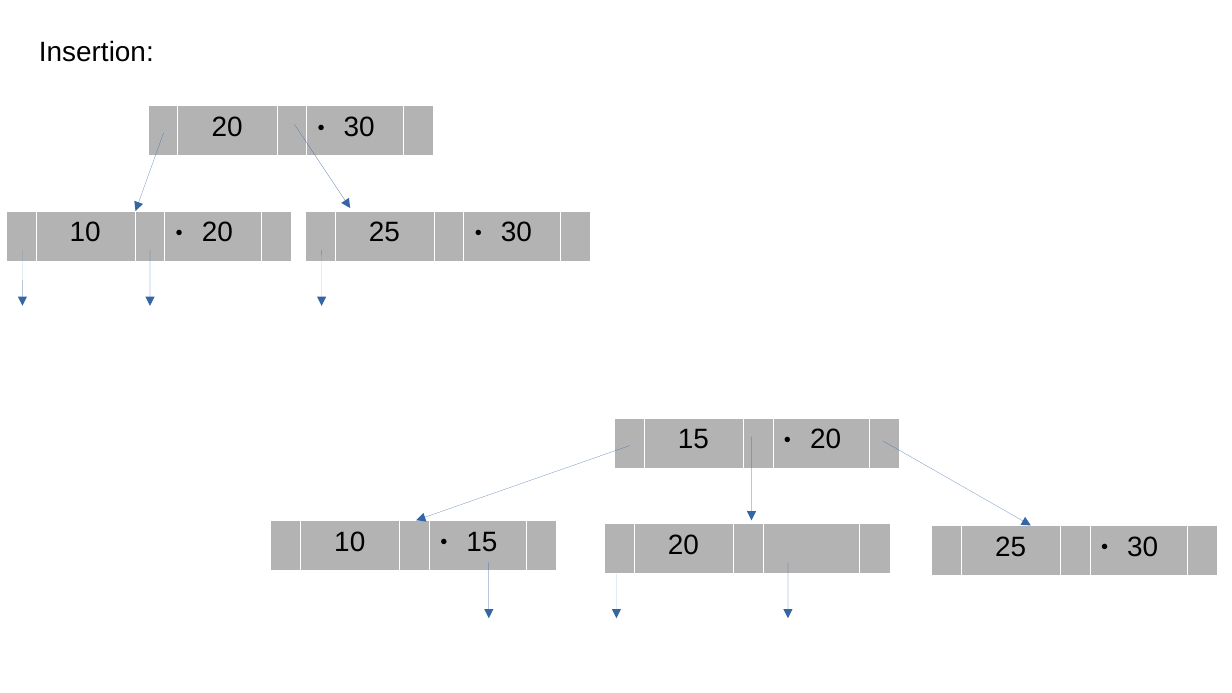
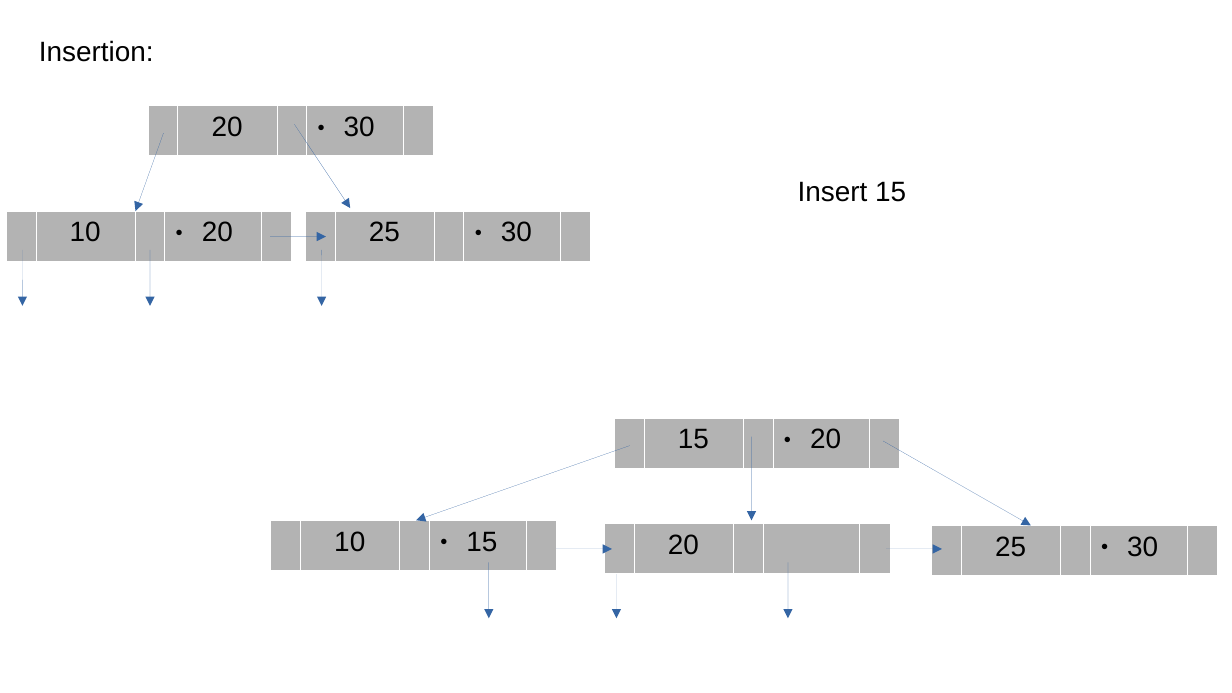
Before and after one commit to rajkumarananthu/workspace, a slide deck: slide 23 of GATE/images/gate_images.pptx. Drawn at 1232x693 pixels with LibreOffice and Linux fonts; fonts in the diff are those of the drawing. Boxes give left, top, right and bottom in pixels: in the first picture for what was removed or moved away, otherwise in the second. Text is boxed around its words. In the diff, an @@ line names an element or a change of style, - is before the commit and + after.

Commit message:
DBMS: File System - 4, added pictures for insertion

```diff
--- a/GATE/images/gate_images.pptx
+++ b/GATE/images/gate_images.pptx
@@ text added at <box>798,181,906,202</box>, 18 pt, text #000000 @@
+Insert 15
@@ arrow added from (271, 237) to (326, 237), #3465A4 0 pt @@
@@ arrow added from (557, 549) to (613, 549), #3465A4 0 pt @@
@@ arrow added from (887, 549) to (942, 549), #3465A4 0 pt @@
```
Also in this commit, not shown: 2 other slides changed, 6 other files.
